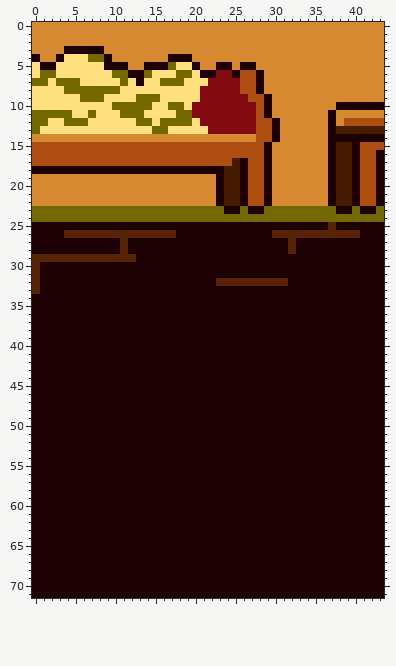
A sprite sheet gets an edit: resources/spritesheets/scene1/bg_fragments/bgf7.png. The picture above was drawn from the file before the commit.
The file is 44x72 pixels.
New version:
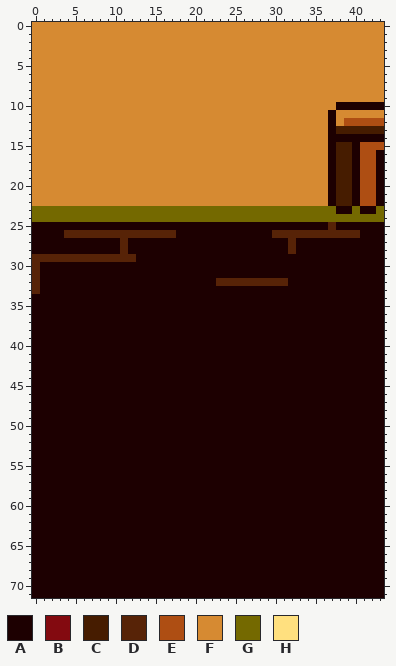
Palette (. is transparent): A #1d0001  B #830a10  C #461c00  D #572307  E #ae4e13  F #d68a32  G #746900  H #ffe07f
From old to new:
@@ x 0..43 @@
  2 FFFFFFFFFFFFFFFFFFFFFFFFFFFFFFFFFFFFFFFFFFFF
- 3 FFFFAAAAAFFFFFFFFFFFFFFFFFFFFFFFFFFFFFFFFFFF
- 4 AFFAHHHGGAFFFFFFFAAAFFFFFFFFFFFFFFFFFFFFFFFF
- 5 HAAHHHHHHAAAFFAAAGHHAFFAAFAAFFFFFFFFFFFFFFFF
- 6 HGGHHHHHHHGGAAGHHHGGHAABBAEEAFFFFFFFFFFFFFFF
- 7 GGHGGGHHHHHGHAHHGGGHHHBBBBEEAFFFFFFFFFFFFFFF
- 8 HHHHGGGGGGGHHHHHHHHHHBBBBBEEAFFFFFFFFFFFFFFF
- 9 HHHHHHGGGHHHHGGGHHHHHBBBBBBEEAFFFFFFFFFFFFFF
-10 HHHHHHHHHHGGGGGHHGGHBBBBBBBBEAFFFFFFFFAAAAAA
-11 GGGGGHHGHHHGGGHHHHGGBBBBBBBBEAFFFFFFFAFFFFFF
-12 GGHHGGGHHHHHHGGHGGGGHBBBBBBBEEAFFFFFFAFEEEEE
-13 GHHHHHHHHHHHHHHGGHHHHHBBBBBBEEAFFFFFFACCCCCC
-14 FFFFFFFFFFFFFFFFFFFFFFFFFFFFEEAFFFFFFAAAAAAA
-15 EEEEEEEEEEEEEEEEEEEEEEEEEEEEEAFFFFFFFACCAEEE
-16 EEEEEEEEEEEEEEEEEEEEEEEEEEEEEAFFFFFFFACCAEEA
-17 EEEEEEEEEEEEEEEEEEEEEEEEECAEEAFFFFFFFACCAEEA
-18 AAAAAAAAAAAAAAAAAAAAAAAACCAEEAFFFFFFFACCAEEA
-19 FFFFFFFFFFFFFFFFFFFFFFFACCAEEAFFFFFFFACCAEEA
-20 FFFFFFFFFFFFFFFFFFFFFFFACCAEEAFFFFFFFACCAEEA
-21 FFFFFFFFFFFFFFFFFFFFFFFACCAEEAFFFFFFFACCAEEA
-22 FFFFFFFFFFFFFFFFFFFFFFFACCAEEAFFFFFFFACCAEEA
-23 GGGGGGGGGGGGGGGGGGGGGGGGAAGAAGGGGGGGGGAAGAAG
+ 3 FFFFFFFFFFFFFFFFFFFFFFFFFFFFFFFFFFFFFFFFFFFF
+ 4 FFFFFFFFFFFFFFFFFFFFFFFFFFFFFFFFFFFFFFFFFFFF
+ 5 FFFFFFFFFFFFFFFFFFFFFFFFFFFFFFFFFFFFFFFFFFFF
+ 6 FFFFFFFFFFFFFFFFFFFFFFFFFFFFFFFFFFFFFFFFFFFF
+ 7 FFFFFFFFFFFFFFFFFFFFFFFFFFFFFFFFFFFFFFFFFFFF
+ 8 FFFFFFFFFFFFFFFFFFFFFFFFFFFFFFFFFFFFFFFFFFFF
+ 9 FFFFFFFFFFFFFFFFFFFFFFFFFFFFFFFFFFFFFFFFFFFF
+10 FFFFFFFFFFFFFFFFFFFFFFFFFFFFFFFFFFFFFFAAAAAA
+11 FFFFFFFFFFFFFFFFFFFFFFFFFFFFFFFFFFFFFAFFFFFF
+12 FFFFFFFFFFFFFFFFFFFFFFFFFFFFFFFFFFFFFAFEEEEE
+13 FFFFFFFFFFFFFFFFFFFFFFFFFFFFFFFFFFFFFACCCCCC
+14 FFFFFFFFFFFFFFFFFFFFFFFFFFFFFFFFFFFFFAAAAAAA
+15 FFFFFFFFFFFFFFFFFFFFFFFFFFFFFFFFFFFFFACCAEEE
+16 FFFFFFFFFFFFFFFFFFFFFFFFFFFFFFFFFFFFFACCAEEA
+17 FFFFFFFFFFFFFFFFFFFFFFFFFFFFFFFFFFFFFACCAEEA
+18 FFFFFFFFFFFFFFFFFFFFFFFFFFFFFFFFFFFFFACCAEEA
+19 FFFFFFFFFFFFFFFFFFFFFFFFFFFFFFFFFFFFFACCAEEA
+20 FFFFFFFFFFFFFFFFFFFFFFFFFFFFFFFFFFFFFACCAEEA
+21 FFFFFFFFFFFFFFFFFFFFFFFFFFFFFFFFFFFFFACCAEEA
+22 FFFFFFFFFFFFFFFFFFFFFFFFFFFFFFFFFFFFFACCAEEA
+23 GGGGGGGGGGGGGGGGGGGGGGGGGGGGGGGGGGGGGGAAGAAG
 24 GGGGGGGGGGGGGGGGGGGGGGGGGGGGGGGGGGGGGGGGGGGG
